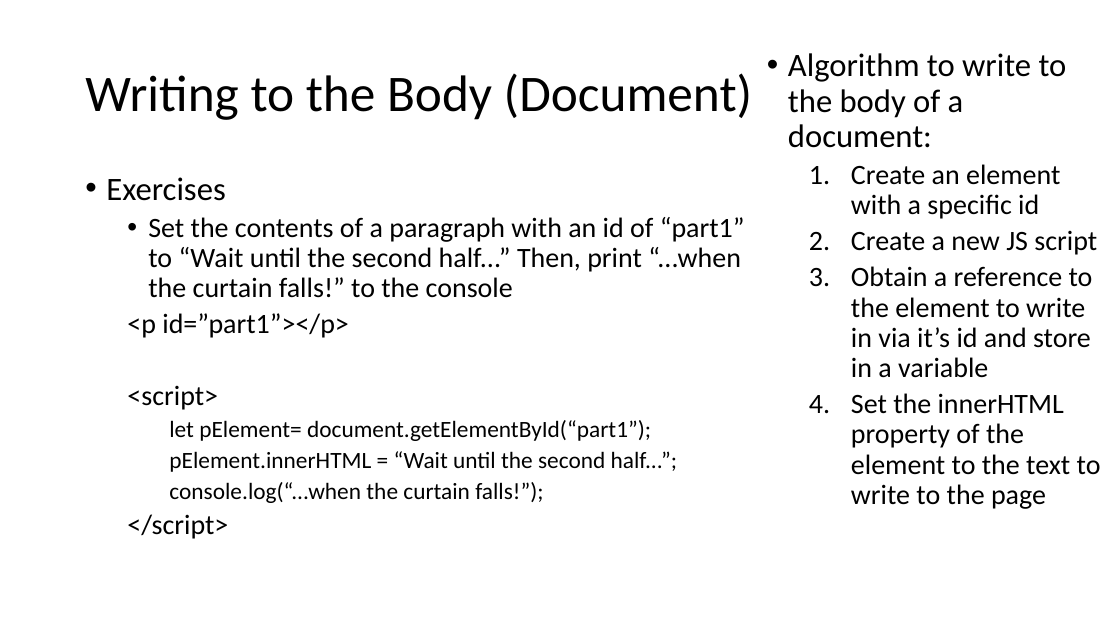
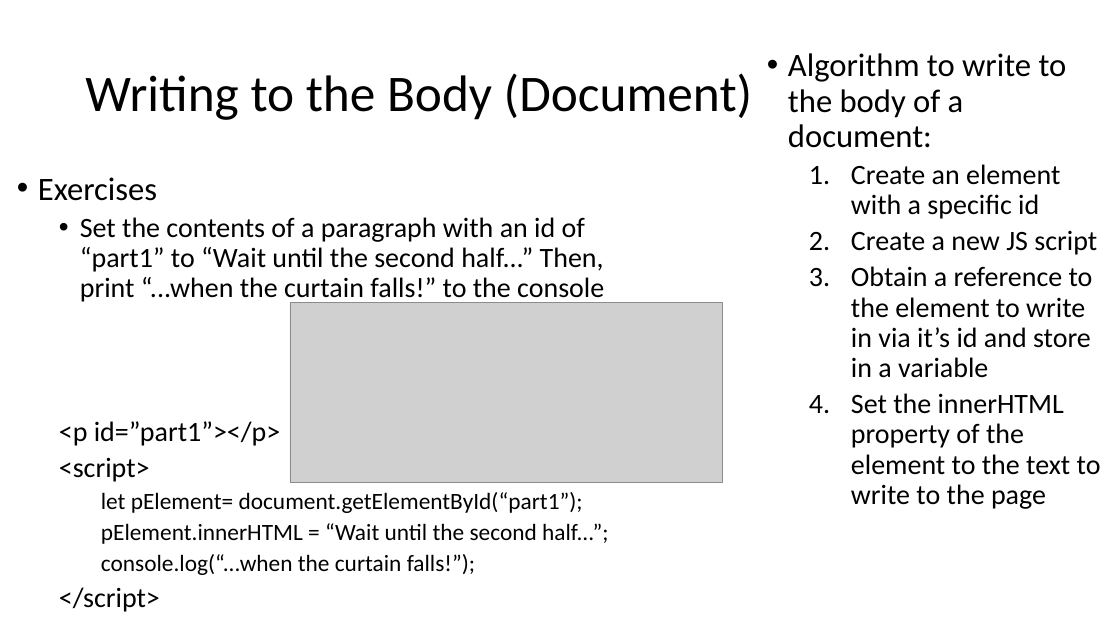
Before and after one commit to MrJoshGross/Course-Curricular-Material, a slide deck: slide 41 of Computer Science Principles/Lectures/Lecture 10 - Introduction to JavaScript.pptx. Drawn at 1120x630 pixels with LibreOffice and Linux fonts; fonts in the diff are those of the drawing; grey boxes stand for pictures. Boxes give left, top, right and bottom in pixels: in the first picture for what was removed or moved away, otherwise in the second. Text is boxed around its words. In the diff, an @@ line names an element or a change of style, - is before the commit and + after.

```diff
--- a/Computer Science Principles/Lectures/Lecture 10 - Introduction to JavaScript.pptx
+++ b/Computer Science Principles/Lectures/Lecture 10 - Introduction to JavaScript.pptx
@@ text "Exercises" rewrapped from box(106, 177, 745, 539) to box(38, 177, 608, 612) @@
@@ picture added at box(290, 303, 723, 483) @@
```
Also in this commit, not shown: 15 other slides changed.
